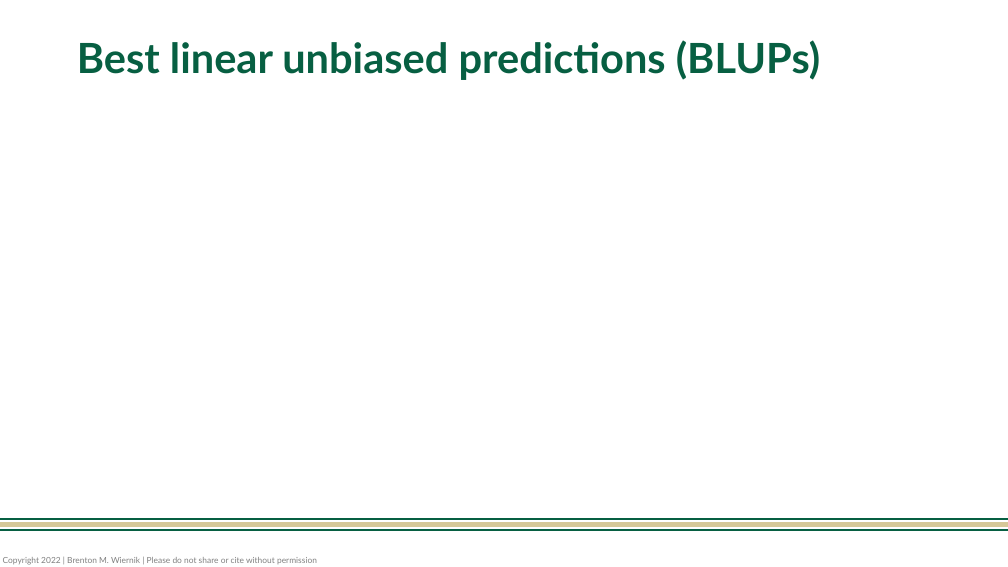
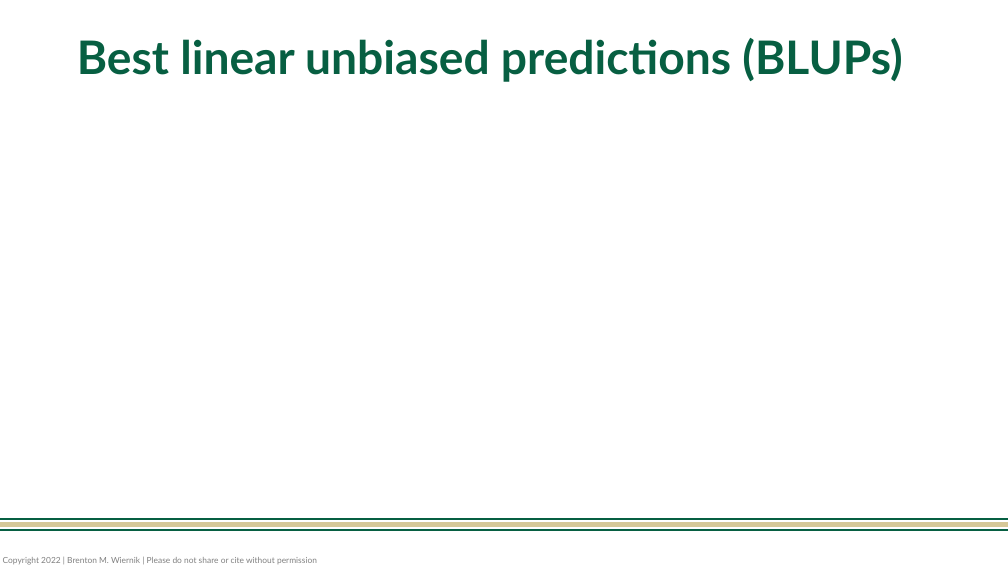
Before and after one commit to bwiernik/meta-workshop, a slide deck: slide 17 of slides/03_heterogeneity.pptx. Drawn at 1008x567 pixels with LibreOffice and Linux fonts; fonts in the diff are those of the drawing; grey boxes stand for pictures. Boxes give left, top, right and bottom in pixels: in the first picture for what was removed or moved away, otherwise in the second. Text is boxed around its words. In the diff, an @@ line names an element or a change of style, - is before the commit and + after.

```diff
--- a/slides/03_heterogeneity.pptx
+++ b/slides/03_heterogeneity.pptx
@@ title "Best linear unbiased predictions (BLUPs)" at (77,38,902,82): size 39.6 to 44 pt @@
```
Also in this commit, not shown: 3 other slides changed, 6 other files.
